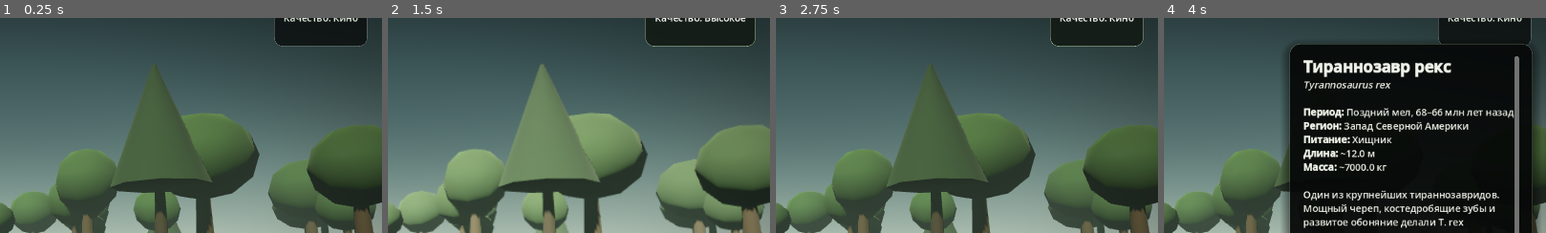
Above: before the commit, frames 1-4 (left to right).
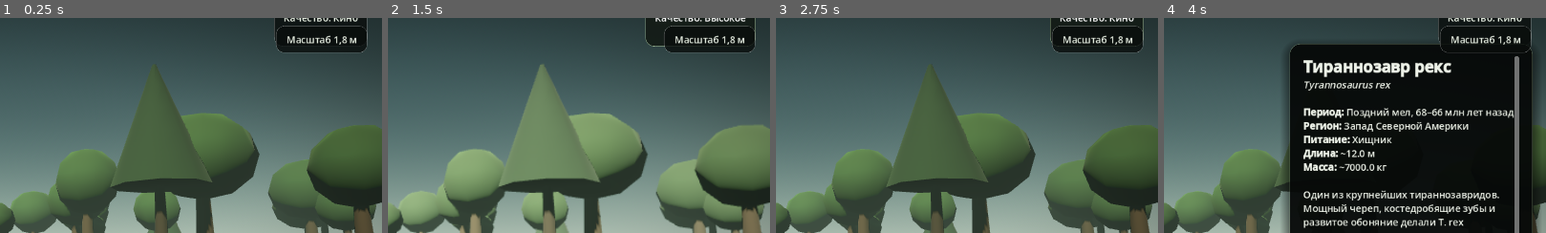
Above: after the commit, the same moments.

Repository: artemkz147-ship-it/RAZNOE147
Game: Godot game, scene res://scenes/main.tscn
Two runs of this game, one before a commit and one after it. Both use one fixed random seed, a clock stepped at 60 frames per second and the inputs below.
Inputs:
- Up to frame 1 (0.25 s): no input
- Up to frame 2 (1.5 s): click "Качество: Кино" at 0.5 s; click "Качество: Производительность" at 1.25 s
- Up to frame 3 (2.75 s): click "Качество: Высокое" at 2 s
- Up to frame 4 (4 s): click "‹" at 2.75 s; click "Справка" at 3.5 s
The pictures show only the part of the screen within x 50-100%, y 9-59%; the shares and areas given below are measured in that part.

The runs differ from the first frame. In frame 1, 1.2% of the frame differs, in the area x 72-97%, y 3-16%; in frame 2, 1.2%; in frame 3, 1.2%; in frame 4, 0.7%.

Commit message:
dino: attach scale comparison reference

Diff:
--- a/scenes/main.tscn
+++ b/scenes/main.tscn
@@ -1,9 +1,10 @@
-[gd_scene load_steps=5 format=3]
+[gd_scene load_steps=6 format=3]
 
 [ext_resource type="Script" path="res://scripts/main.gd" id="1_main"]
 [ext_resource type="Script" path="res://scripts/orbit_camera.gd" id="2_camera"]
 [ext_resource type="Script" path="res://scripts/scene_stage.gd" id="3_stage"]
 [ext_resource type="Script" path="res://scripts/ui_polish.gd" id="4_ui"]
+[ext_resource type="Script" path="res://scripts/scale_reference.gd" id="5_scale"]
 
 [node name="Main" type="Node3D"]
 script = ExtResource("1_main")
@@ -14,6 +15,9 @@
 [node name="EnvironmentSlot" type="Node3D" parent="."]
 
 [node name="DinosaurSlot" type="Node3D" parent="."]
+
+[node name="ScaleReference" type="Node3D" parent="."]
+script = ExtResource("5_scale")
 
 [node name="CameraRig" type="Node3D" parent="."]
 script = ExtResource("2_camera")
